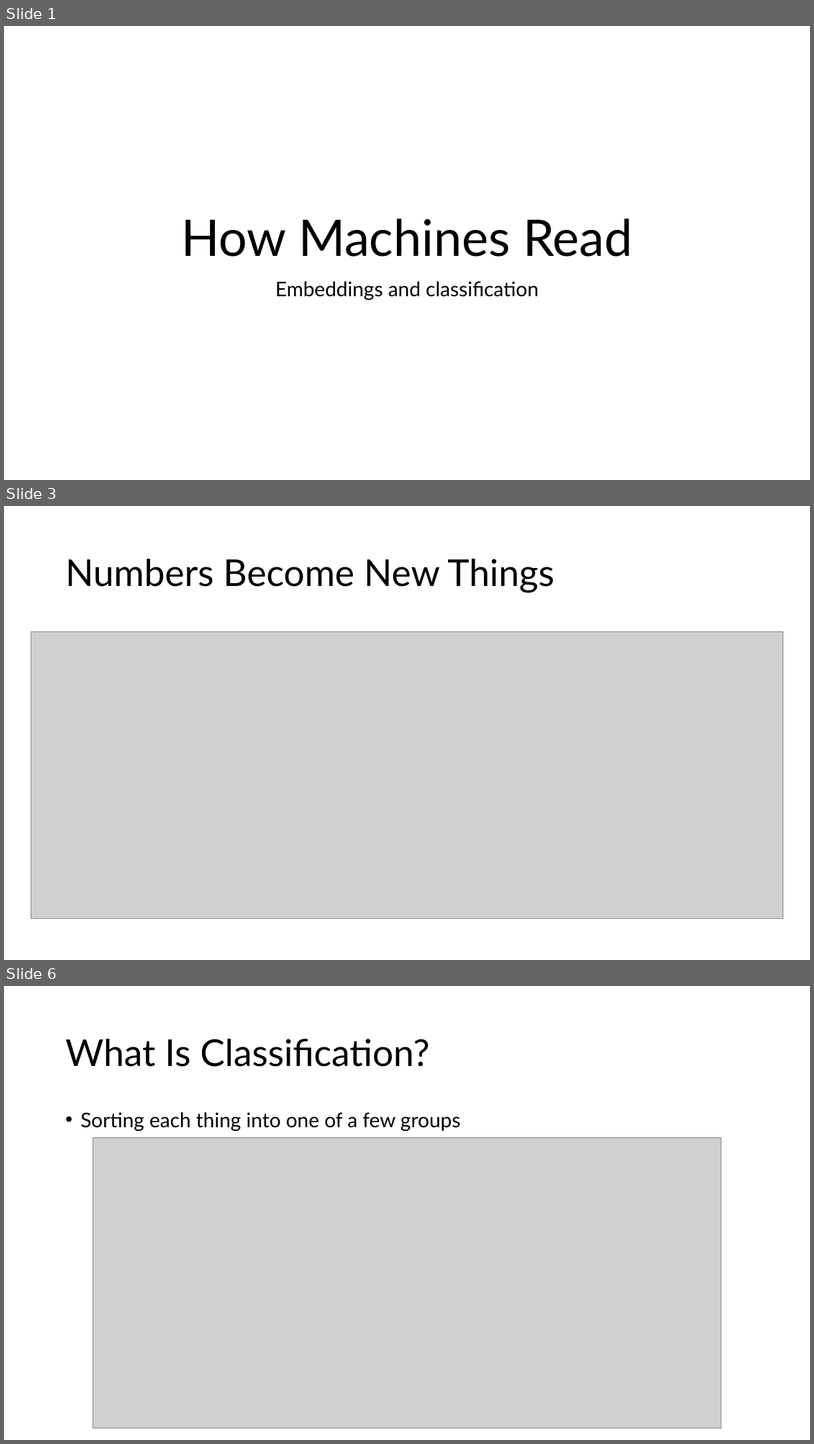
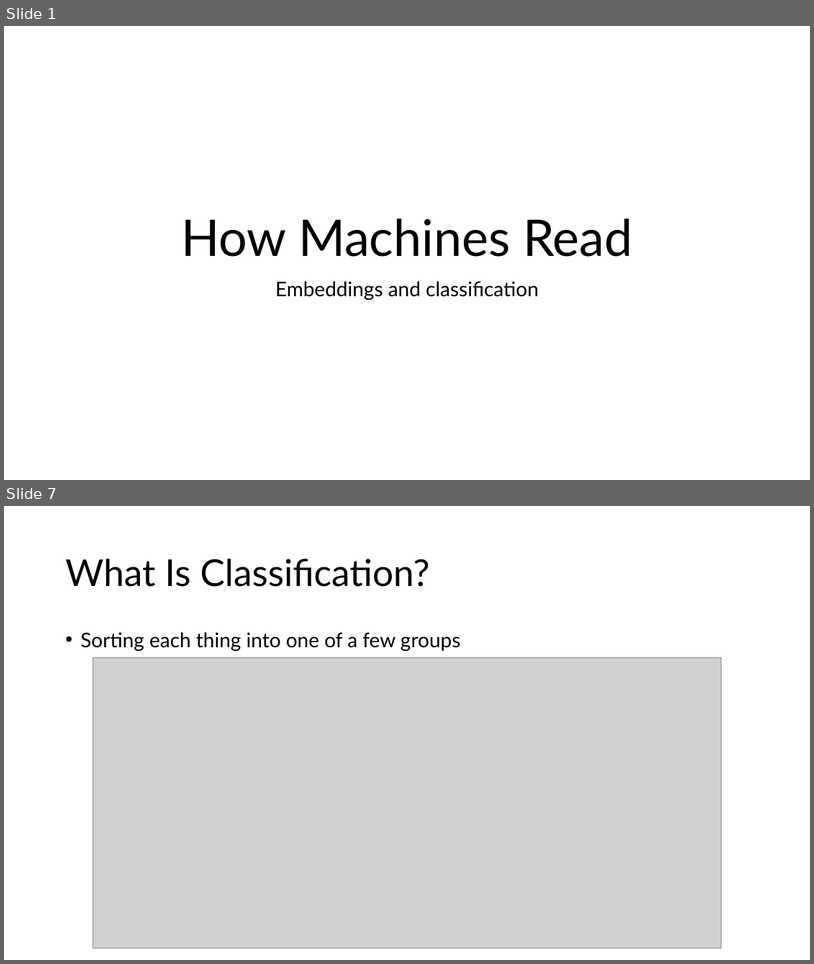
Before and after one commit to IslamTayeb/tzu-vs-taylor, a slide deck: slides/tzu_vs_taylor_lecture.pptx. Shown one above the other, each under a label of ours: slides 1, 3 and 6 before the commit, slides 1 and 7 after it; the slides between them are not shown. The pictures are 814x1444 and 814x964 pixels, drawn with LibreOffice and Linux fonts; fonts in the diff are those of the drawing; grey boxes stand for pictures. Boxes give left, top, right and bottom in pixels: in the first picture for what was removed or moved away, otherwise in the second. Text is boxed around its words. In the diff, an @@ line names an element or a change of style, - is before the commit and + after.

```diff
--- a/slides/tzu_vs_taylor_lecture.pptx
+++ b/slides/tzu_vs_taylor_lecture.pptx
@@ slide 3 removed at [4, 506, 810, 960], background #FFFFFF @@
@@ title removed at [65, 559, 554, 592] @@
-Numbers Become New Things
@@ picture removed at [31, 632, 783, 919] @@
@@ what was slide 6 is now slide 7 @@
```
Also in this commit, not shown: 5 slides changed, 5 slides added, 3 other slides removed, 26 other files.
